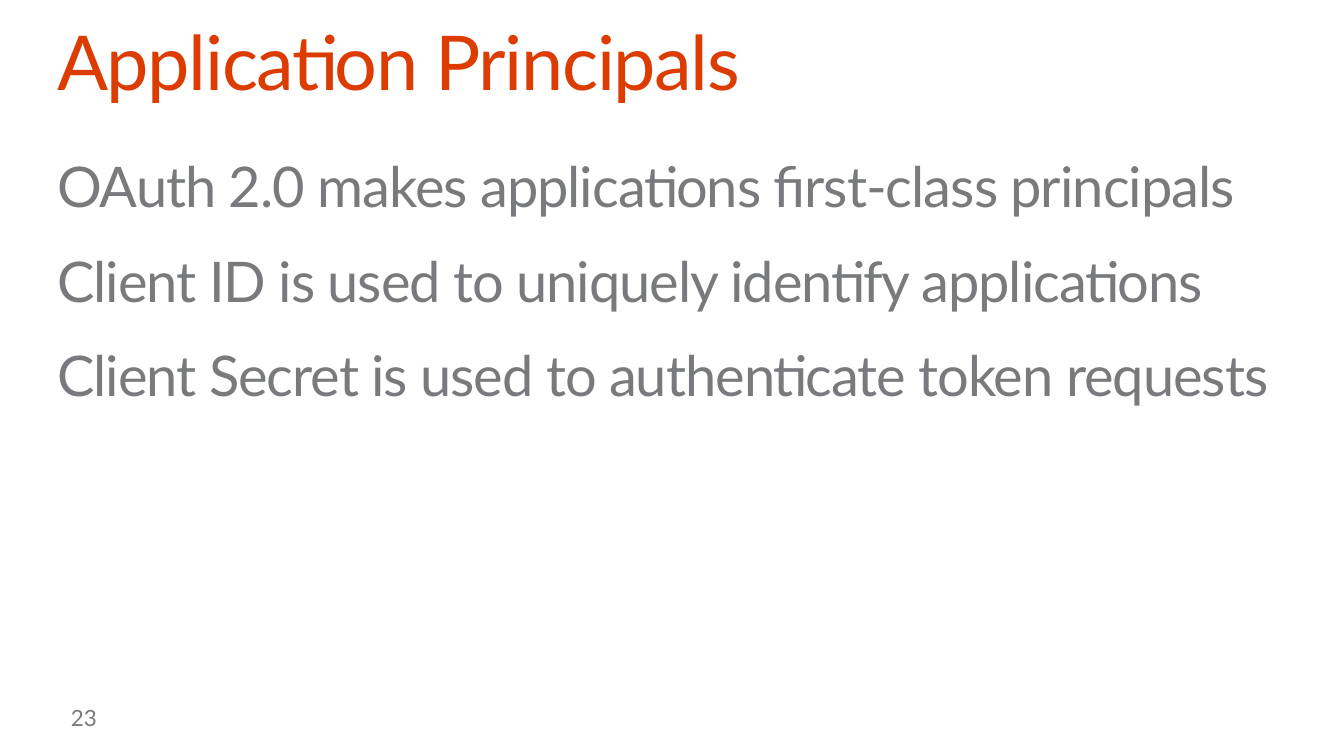
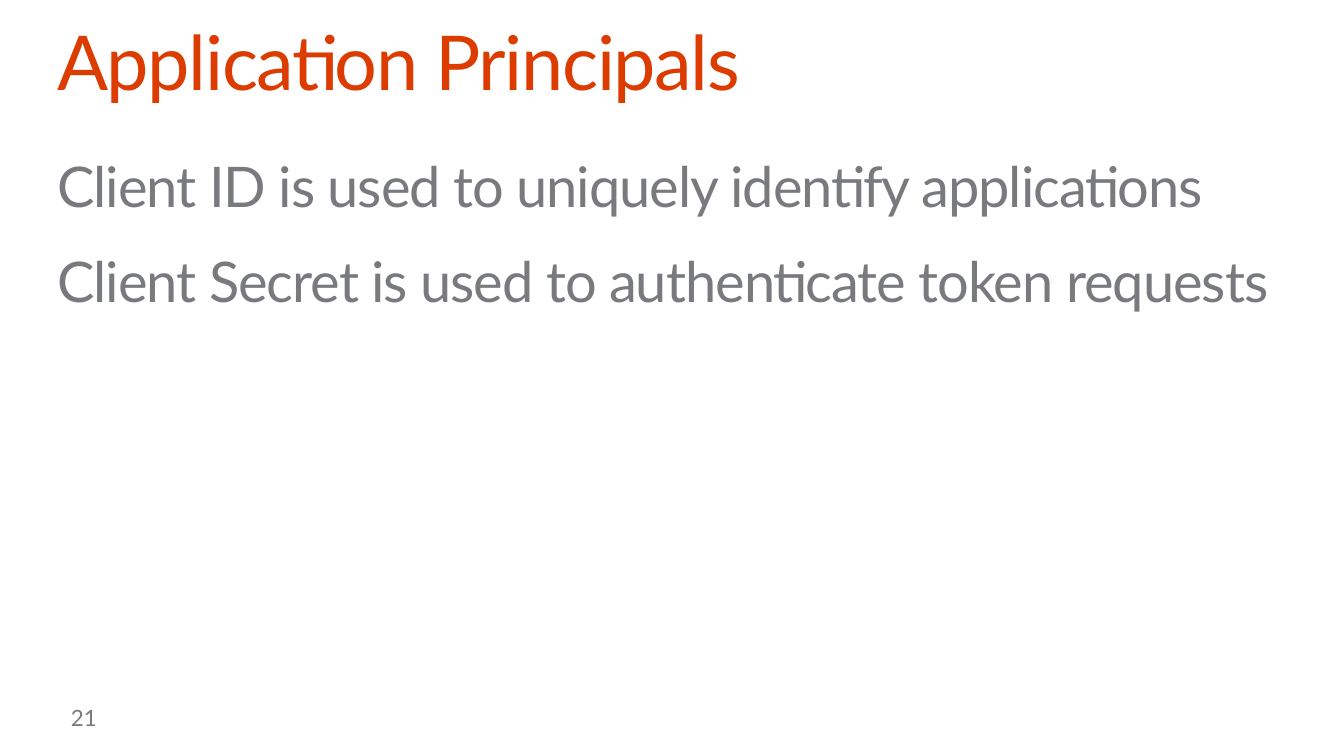
Before and after one commit to OfficeDev/TrainingContent, a slide deck: slide 21 of O3652-7 Deep Dive into Security and OAuth/O3652-7 Deep Dive into Security and OAuth.pptx (slide 23 before the commit). Drawn at 1344x756 pixels with LibreOffice and Linux fonts; fonts in the diff are those of the drawing; background and template pictures are left out. Boxes give left, top, right and bottom in pixels: in the first picture for what was removed or moved away, otherwise in the second. Text is boxed around its words. In the diff, an @@ line names an element or a change of style, - is before the commit and + after.

Commit message:
Updated presentation

```diff
--- a/O3652-7 Deep Dive into Security and OAuth/O3652-7 Deep Dive into Security and OAuth.pptx
+++ b/O3652-7 Deep Dive into Security and OAuth/O3652-7 Deep Dive into Security and OAuth.pptx
@@ text at bbox=[57, 166, 1235, 217]: paragraph removed @@
-OAuth 2.0 makes applications first-class principals
@@ page number at bbox=[71, 710, 97, 726]: text changed @@
-23
+21
```
